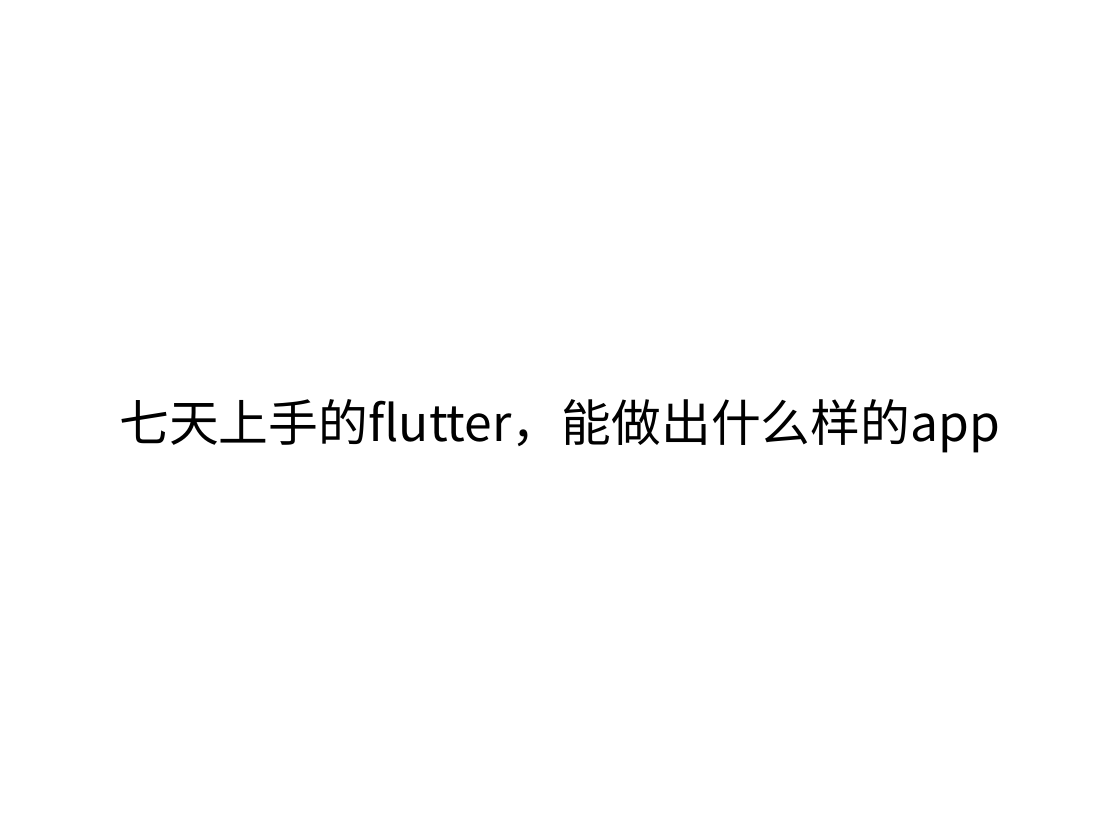
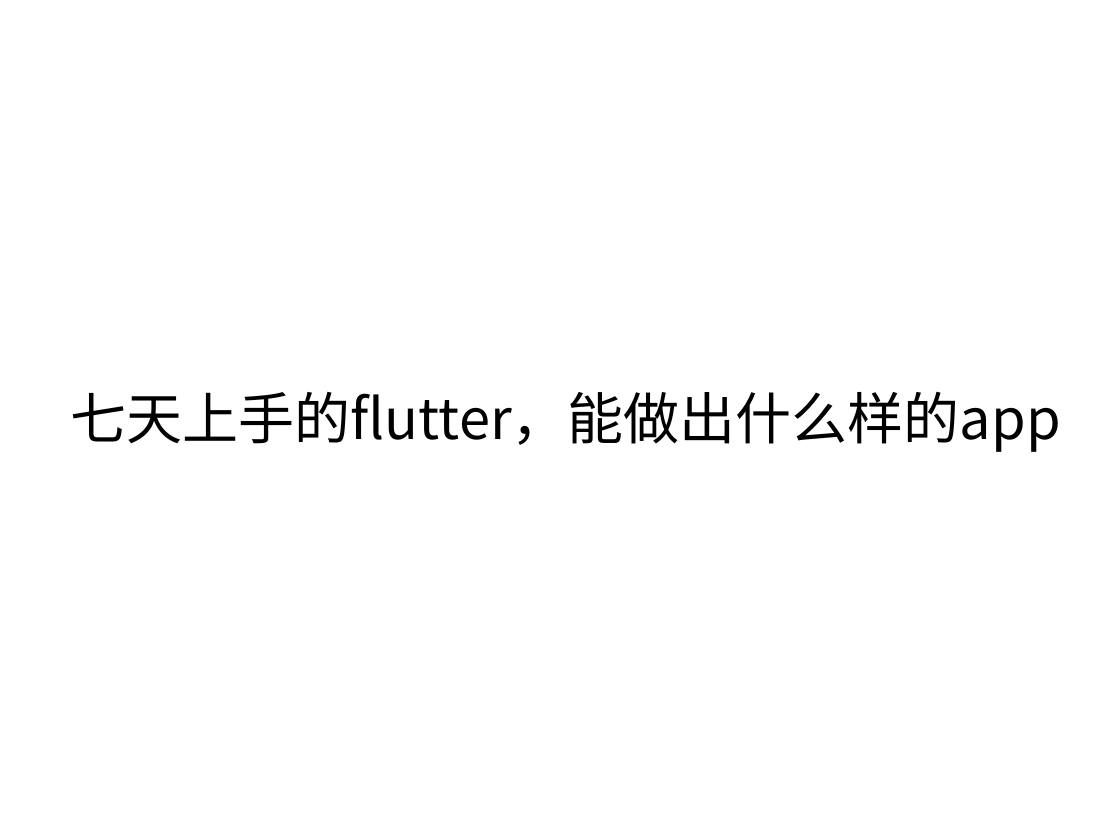
Before and after one commit to Newbit13/demo, a slide deck: slide 1 of flutter_demo/分享/跨端技术flutter分享.ppt. Drawn at 1120x840 pixels with LibreOffice and Linux fonts; fonts in the diff are those of the drawing; background and template pictures are left out. Boxes give left, top, right and bottom in pixels: in the first picture for what was removed or moved away, otherwise in the second. Text is boxed around its words. In the diff, an @@ line names an element or a change of style, - is before the commit and + after.

```diff
--- a/flutter_demo/分享/跨端技术flutter分享.ppt
+++ b/flutter_demo/分享/跨端技术flutter分享.ppt
@@ title "七天上手的flutter，能做出什么样的app": place and size @@
-title "七天上手的flutter，能做出什么样的app" at (119,399,1000,453)
+title "七天上手的flutter，能做出什么样的app" at (71,392,1061,452)
@@ title "七天上手的flutter，能做出什么样的app" at (71,392,1061,452): size 32 to 36 pt; alignment centre to right; line spacing 1 to 0.9 @@
```
Also in this commit, not shown: 13 other slides changed, 2 slides added.
